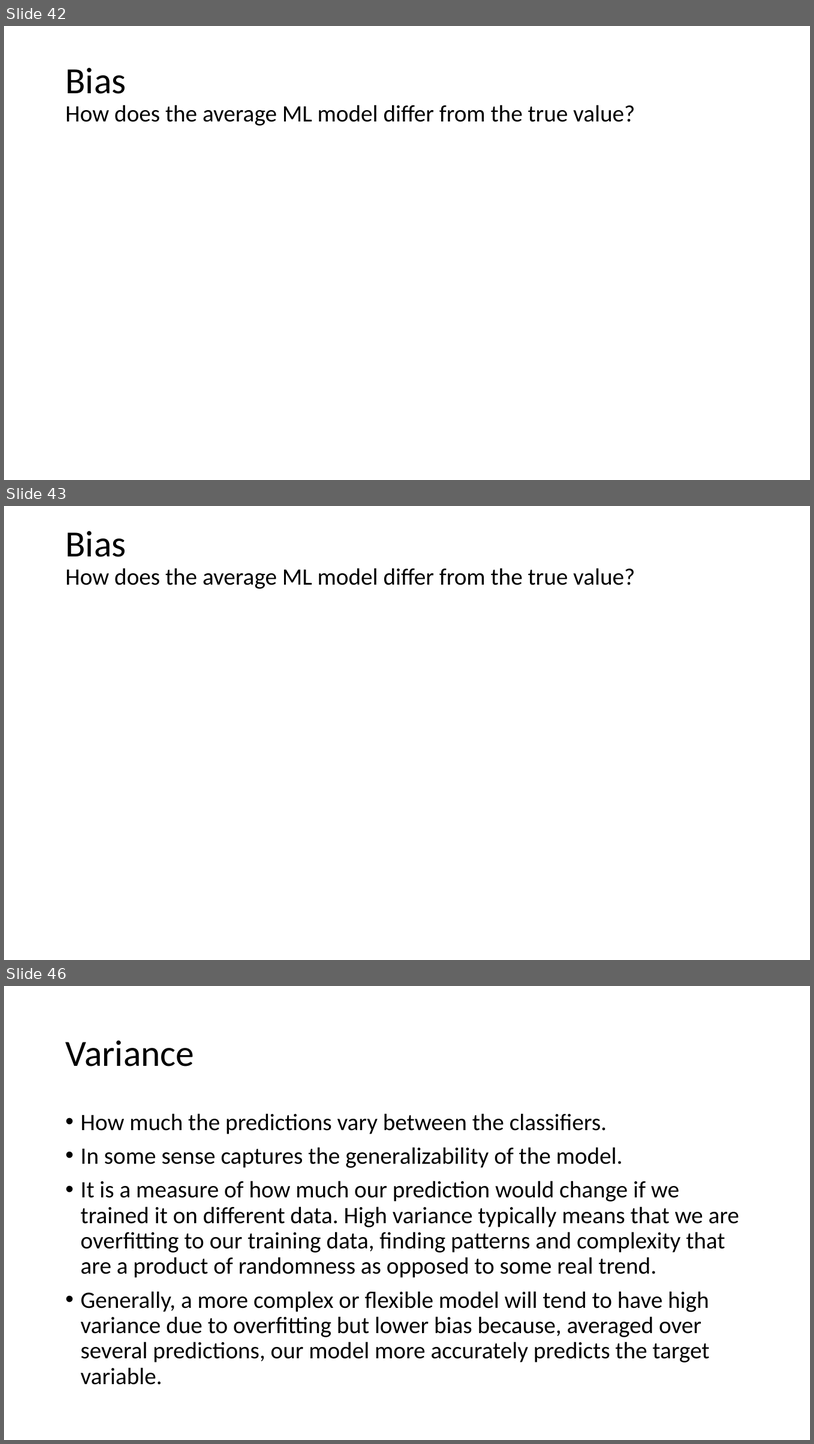
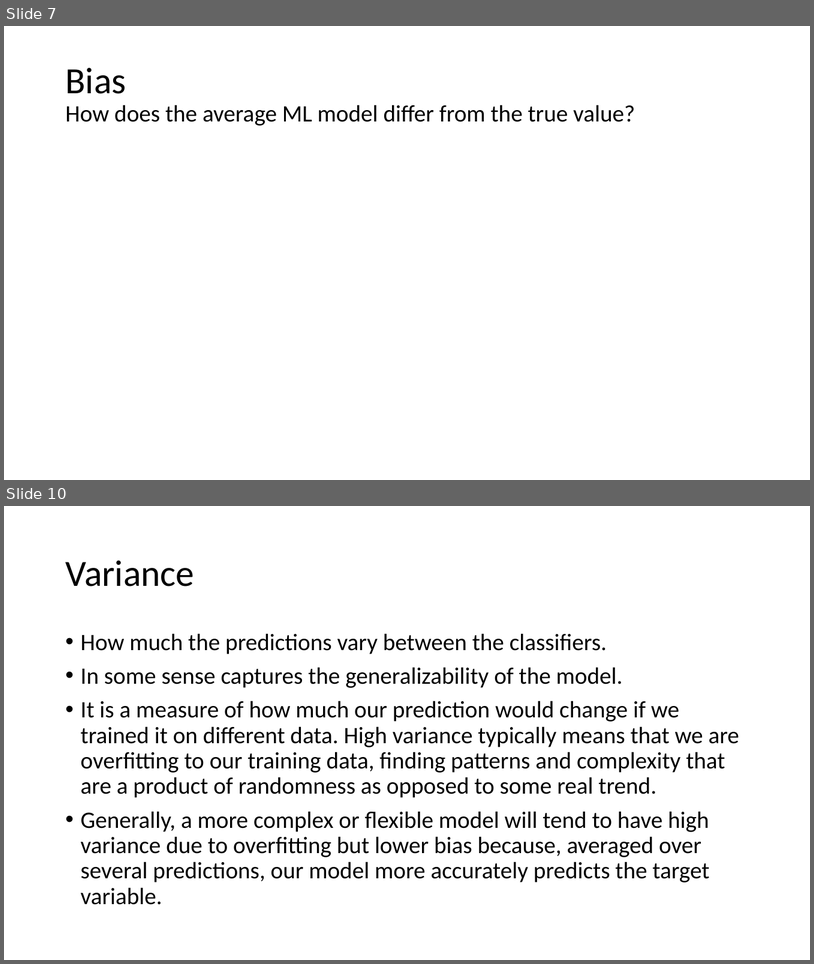
Before and after one commit to meenakshsundaram/AIML, a slide deck: DecisionTrees/DecisionTrees.pptx. Shown one above the other, each under a label of ours: slides 42, 43 and 46 before the commit, slides 7 and 10 after it; the slides between them are not shown. The pictures are 814x1444 and 814x964 pixels, drawn with LibreOffice and Linux fonts; fonts in the diff are those of the drawing; grey boxes stand for pictures. Boxes give left, top, right and bottom in pixels: in the first picture for what was removed or moved away, otherwise in the second. Text is boxed around its words. In the diff, an @@ line names an element or a change of style, - is before the commit and + after.

Commit message:
Added a Bias Description for 0-1 Loss and corrected the presentation

```diff
--- a/DecisionTrees/DecisionTrees.pptx
+++ b/DecisionTrees/DecisionTrees.pptx
@@ slide 43 removed at <box>4,506,810,960</box>, background #FFFFFF @@
@@ title removed at <box>65,531,635,589</box> @@
-Bias
-How does the average ML model differ from the true value?
@@ what was slide 42 is now slide 7 @@
@@ what was slide 46 is now slide 10 @@
```
Also in this commit, not shown: 2 slides changed, 1 slide added, 1 other slide removed, 1 other file.
